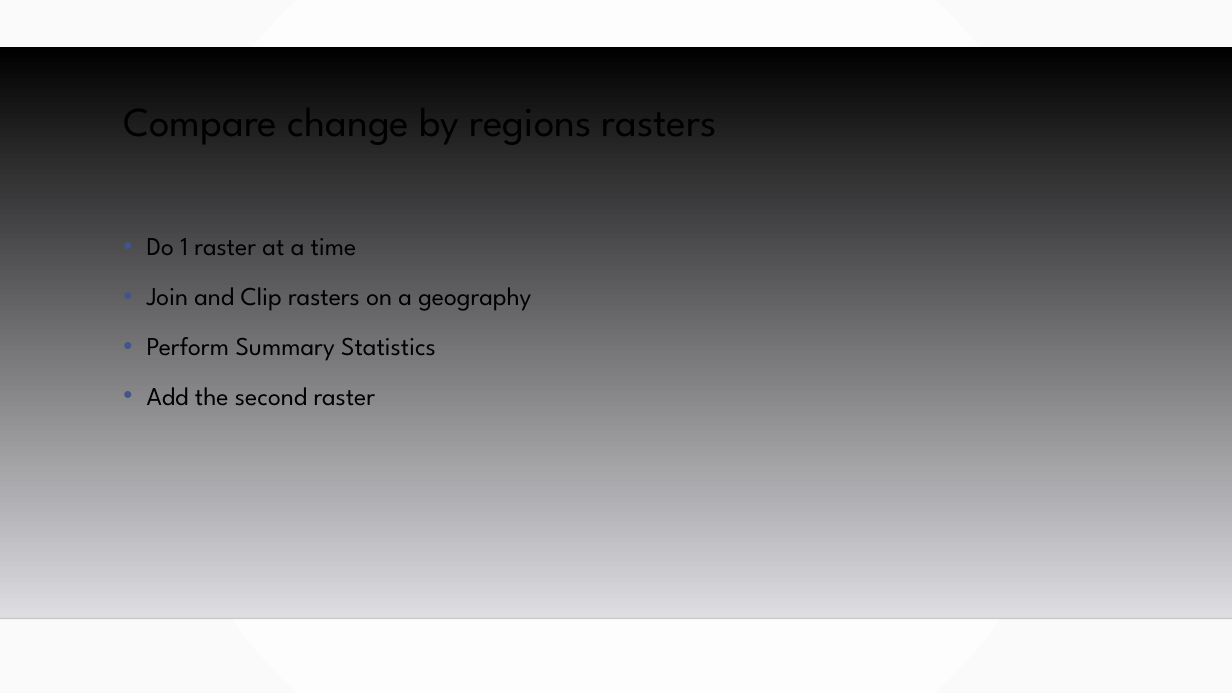
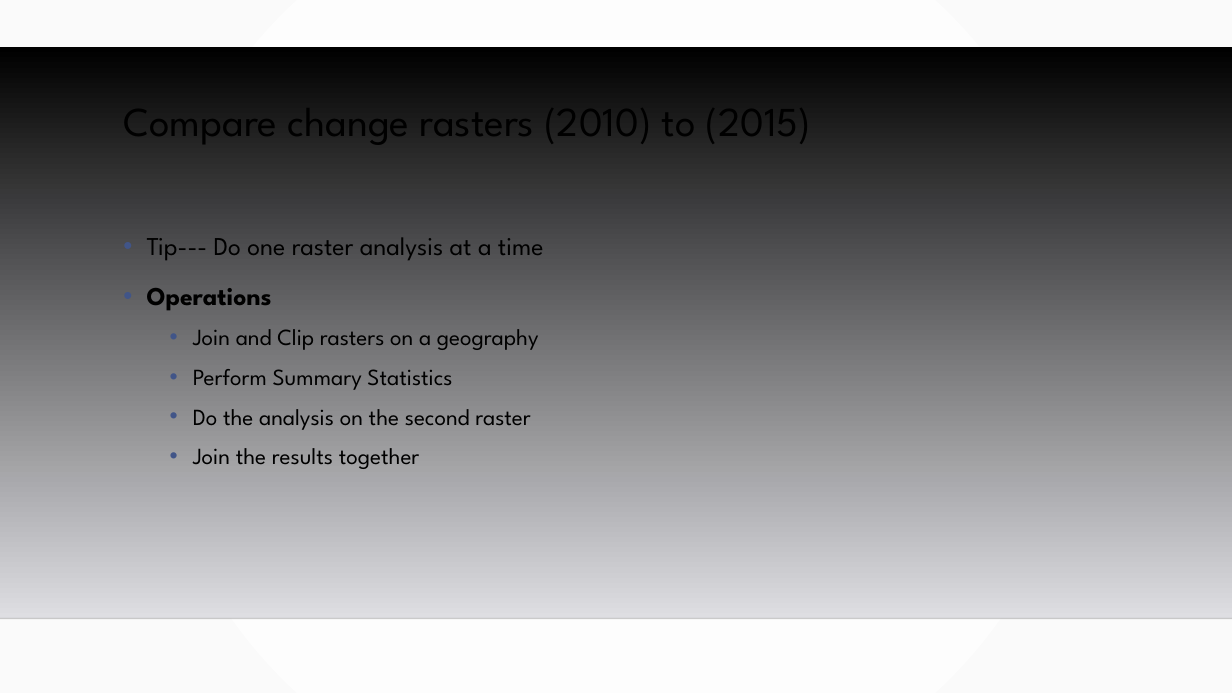
Before and after one commit to MGIS-UMN/GIS5577_week8, a slide deck: slide 20 of Raster_analysis.odp (slide 18 before the commit). Drawn at 1232x693 pixels with LibreOffice and Linux fonts; fonts in the diff are those of the drawing; background and template pictures are left out. Boxes give left, top, right and bottom in pixels: in the first picture for what was removed or moved away, otherwise in the second. Text is boxed around its words. In the diff, an @@ line names an element or a change of style, - is before the commit and + after.

```diff
--- a/Raster_analysis.odp
+++ b/Raster_analysis.odp
@@ title at box(123, 89, 811, 150): text changed @@
-Compare change by regions rasters
+Compare change rasters (2010) to (2015)
@@ text at box(147, 237, 544, 310): text changed @@
-• Do 1 raster at a time
+• Tip--- Do one raster analysis at a time
+• Operations
@@ text at box(193, 329, 539, 390): size 20 to 18 pt in "Join and Clip rasters on a geography", "Perform Summary Statistics"; list level 1 to 2 in "Join and Clip rasters on ..."; list level 1 to 2 in "Perform Summary Statistics" @@
@@ text at box(193, 409, 530, 469): text changed; size 20 to 18 pt @@
-• Add the second raster
+  • Do the analysis on the second raster
+  • Join the results together
```
Also in this commit, not shown: 2 slides added, 16 other files.
